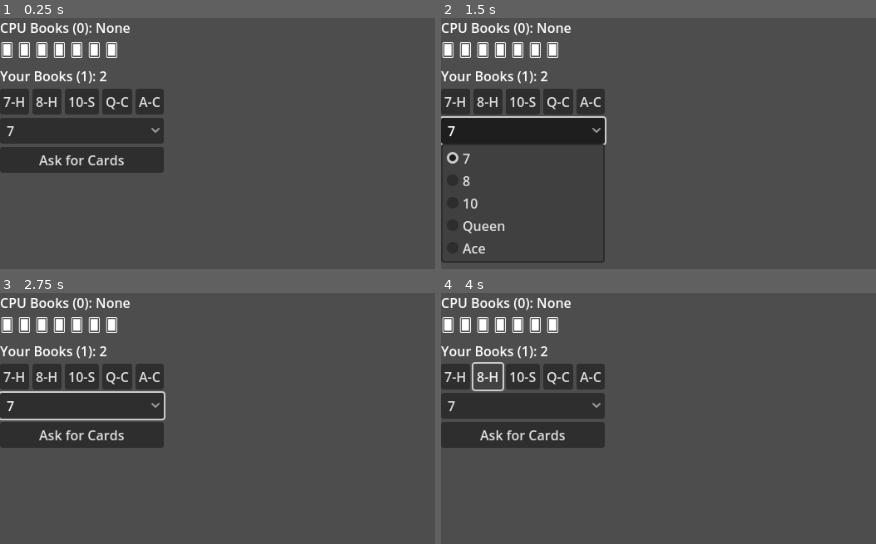
Above: before the commit, frames 1-4 (two rows, left to right).
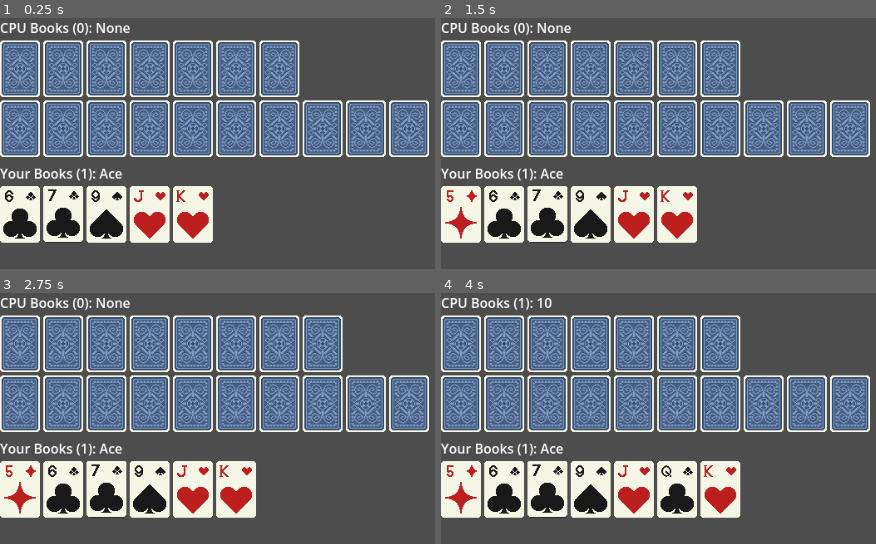
Above: after the commit, the same moments.

Repository: ElamSchwey/gofish
Game: Godot game, scene res://scenes/main.tscn
The game is run twice, just before and just after one commit, with the same random seed, the same clock (stepped at 60 frames per second) and the same inputs.
Inputs (mouse positions are in pixels of both pictures, inside the frame that each line leads up to):
- Up to frame 1 (0.25 s): no input
- Up to frame 2 (1.5 s): click (462, 68) at 0.52 s; click (523, 130) at 1.25 s, where only the run before the commit has a clickable "7"
- Up to frame 3 (2.75 s): click (82, 436) at 2 s, where only the run before the commit has a clickable "Ask for Cards"
- Up to frame 4 (4 s): click (454, 375) at 2.75 s, where only the run before the commit has a clickable "7-H"; click (488, 375) at 3.5 s, where only the run before the commit has a clickable "8-H"

The runs differ from the first frame. In frame 1, 49% of the frame differs, in the area x 0-99%, y 8-90%; in frame 2, 50%; in frame 3, 54%; in frame 4, 54%, in the area x 0-99%, y 1-90%.

Commit message:
Added visual cards & click to draw
- Replace dropdown/button UI with clickable cards for asking ranks
- Add visual deck area with face-down cards in middle of screen
- Implement click-to-draw: players click deck cards when going fish
- Fix game over detection when players run out of cards
- Add comprehensive debug logging for turn flow and card actions
- Support books with 2+ matching ranks (not just pairs)
- Integrate CardDisplay scenes for proper card graphics

Diff:
--- a/icon.svg
+++ /dev/null
@@ -1 +0,0 @@
-<svg xmlns="http://www.w3.org/2000/svg" width="128" height="128"><rect width="124" height="124" x="2" y="2" fill="#363d52" stroke="#212532" stroke-width="4" rx="14"/><g fill="#fff" transform="translate(12.322 12.322)scale(.101)"><path d="M105 673v33q407 354 814 0v-33z"/><path fill="#478cbf" d="m105 673 152 14q12 1 15 14l4 67 132 10 8-61q2-11 15-15h162q13 4 15 15l8 61 132-10 4-67q3-13 15-14l152-14V427q30-39 56-81-35-59-83-108-43 20-82 47-40-37-88-64 7-51 8-102-59-28-123-42-26 43-46 89-49-7-98 0-20-46-46-89-64 14-123 42 1 51 8 102-48 27-88 64-39-27-82-47-48 49-83 108 26 42 56 81zm0 33v39c0 276 813 276 814 0v-39l-134 12-5 69q-2 10-14 13l-162 11q-12 0-16-11l-10-65H446l-10 65q-4 11-16 11l-162-11q-12-3-14-13l-5-69z"/><path d="M483 600c0 34 58 34 58 0v-86c0-34-58-34-58 0z"/><circle cx="725" cy="526" r="90"/><circle cx="299" cy="526" r="90"/></g><g fill="#414042" transform="translate(12.322 12.322)scale(.101)"><circle cx="307" cy="532" r="60"/><circle cx="717" cy="532" r="60"/></g></svg>
--- a/project.godot
+++ b/project.godot
@@ -13,7 +13,6 @@
 config/name="GoFish"
 run/main_scene="uid://cxt5kyiog3wep"
 config/features=PackedStringArray("4.4", "Mobile")
-config/icon="res://icon.svg"
 
 [display]
 
--- /dev/null
+++ b/scenes/carddisplay.tscn
@@ -0,0 +1,29 @@
+[gd_scene load_steps=3 format=3 uid="uid://ci6goku6jng0n"]
+
+[ext_resource type="Script" uid="uid://nh2mblbc150m" path="res://scripts/carddisplay.gd" id="1_b4d4n"]
+[ext_resource type="Texture2D" uid="uid://uoqrmbwfm71u" path="res://art/Deck/01S.png" id="2_ajynf"]
+
+[node name="CardDisplay" type="Control"]
+custom_minimum_size = Vector2(48, 68)
+layout_mode = 3
+anchors_preset = 0
+script = ExtResource("1_b4d4n")
+
+[node name="TextureRect" type="TextureRect" parent="."]
+custom_minimum_size = Vector2(48, 68)
+layout_mode = 0
+offset_right = 40.0
+offset_bottom = 40.0
+texture = ExtResource("2_ajynf")
+stretch_mode = 5
+script = ExtResource("1_b4d4n")
+
+[node name="Button" type="Button" parent="."]
+layout_mode = 1
+anchors_preset = 15
+anchor_right = 1.0
+anchor_bottom = 1.0
+grow_horizontal = 2
+grow_vertical = 2
+theme_override_colors/font_hover_color = Color(0.901961, 0.827451, 0.482353, 1)
+flat = true
--- a/scenes/cpu_area.tscn
+++ b/scenes/cpu_area.tscn
@@ -1,11 +1,14 @@
 [gd_scene format=3 uid="uid://drh163cigw8sd"]
 
 [node name="CPUArea" type="VBoxContainer"]
-offset_right = 40.0
-offset_bottom = 40.0
+anchors_preset = 10
+anchor_right = 1.0
+offset_bottom = 100.0
+grow_horizontal = 2
 
 [node name="CPUBooksLabel" type="Label" parent="."]
 layout_mode = 2
+size_flags_horizontal = 0
 
 [node name="CPUHandContainer" type="HBoxContainer" parent="."]
 layout_mode = 2
--- a/scenes/main.tscn
+++ b/scenes/main.tscn
@@ -7,17 +7,29 @@
 
 [node name="Main" type="Control"]
 layout_mode = 3
-anchors_preset = 0
-offset_right = 40.0
-offset_bottom = 40.0
+anchors_preset = 15
+anchor_right = 1.0
+anchor_bottom = 1.0
+grow_horizontal = 2
+grow_vertical = 2
 script = ExtResource("1_jyhfs")
 
 [node name="VBoxContainer" type="VBoxContainer" parent="."]
-layout_mode = 0
-offset_right = 40.0
-offset_bottom = 40.0
+layout_mode = 1
+anchors_preset = 15
+anchor_right = 1.0
+anchor_bottom = 1.0
+grow_horizontal = 2
+grow_vertical = 2
 
 [node name="CPUArea" parent="VBoxContainer" instance=ExtResource("2_tbgi4")]
+layout_mode = 2
+size_flags_vertical = 0
+
+[node name="DeckArea" type="VBoxContainer" parent="VBoxContainer"]
+layout_mode = 2
+
+[node name="DeckContainer" type="HBoxContainer" parent="VBoxContainer/DeckArea"]
 layout_mode = 2
 
 [node name="GameLog" parent="VBoxContainer" instance=ExtResource("3_tefeu")]
@@ -25,3 +37,4 @@
 
 [node name="PlayerArea" parent="VBoxContainer" instance=ExtResource("4_o6xl0")]
 layout_mode = 2
+size_flags_vertical = 8
--- a/scenes/player_area.tscn
+++ b/scenes/player_area.tscn
@@ -1,18 +1,17 @@
 [gd_scene format=3 uid="uid://sup8mu1jtv83"]
 
 [node name="PlayerArea" type="VBoxContainer"]
-offset_right = 40.0
-offset_bottom = 40.0
+anchors_preset = 12
+anchor_top = 1.0
+anchor_right = 1.0
+anchor_bottom = 1.0
+offset_top = -100.0
+grow_horizontal = 2
+grow_vertical = 0
 
 [node name="PlayerBooksLabel" type="Label" parent="."]
 layout_mode = 2
+size_flags_horizontal = 0
 
 [node name="PlayerHandContainer" type="HBoxContainer" parent="."]
 layout_mode = 2
-
-[node name="RankOption" type="OptionButton" parent="."]
-layout_mode = 2
-
-[node name="AskButton" type="Button" parent="."]
-layout_mode = 2
-text = "Ask for Cards"
--- /dev/null
+++ b/scripts/card.gd
@@ -0,0 +1,23 @@
+class_name Card
+extends Resource
+
+enum Suit { CLUBS, DIAMONDS, HEARTS, SPADES }
+enum Rank { ACE = 1, TWO = 2, THREE = 3, FOUR = 4, FIVE = 5, SIX = 6, SEVEN = 7, EIGHT = 8, NINE = 9, TEN = 10, JACK = 11, QUEEN = 12, KING = 13 }
+
+@export var rank: Rank
+@export var suit: Suit
+
+func _init(r: Rank = Rank.ACE, s: Suit = Suit.CLUBS):
+	rank = r
+	suit = s
+
+func get_filename() -> String:
+	var rank_str = "%02d" % rank
+	var suit_str = ""
+	match suit:
+		Suit.CLUBS: suit_str = "C"
+		Suit.DIAMONDS: suit_str = "D"
+		Suit.HEARTS: suit_str = "H"
+		Suit.SPADES: suit_str = "S"
+
+	return rank_str + suit_str + ".png"
--- /dev/null
+++ b/scripts/carddisplay.gd
@@ -0,0 +1,36 @@
+class_name CardDisplay
+extends Control
+
+var texture_rect: TextureRect
+var button: Button
+var card_data: Card
+var is_face_up: bool = true
+
+signal card_clicked(card_display: CardDisplay)
+
+func _ready():
+	texture_rect = get_node("TextureRect")
+	button = get_node("Button")
+	if button:
+		button.pressed.connect(_on_button_pressed)
+
+func setup_card(card: Card, face_up: bool = true):
+	card_data = card
+	is_face_up = face_up
+	update_display()
+
+func update_display():
+	if not texture_rect:
+		return
+
+	var path: String
+	if is_face_up and card_data:
+		path = "res://art/deck/" + card_data.get_filename()
+	else:
+		path = "res://art/deck/B.png"
+
+	texture_rect.texture = load(path)
+
+func _on_button_pressed():
+	card_clicked.emit(self)
+	print("Clicked card: %s" % card_data.get_filename())
--- a/scripts/main.gd
+++ b/scripts/main.gd
@@ -1,8 +1,8 @@
 extends Control
 
-# Card suits and ranks
-enum Suit { HEARTS, DIAMONDS, CLUBS, SPADES }
-enum Rank { TWO = 2, THREE, FOUR, FIVE, SIX, SEVEN, EIGHT, NINE, TEN, JACK, QUEEN, KING, ACE }
+# Import the Card class - adjust paths based on your file structure
+const Card = preload("res://scripts/card.gd")
+const CardDisplay = preload("res://scenes/carddisplay.tscn")
 
 # Game state
 var deck = []
@@ -16,29 +16,23 @@
 # UI nodes
 @onready var player_hand_container = $VBoxContainer/PlayerArea/PlayerHandContainer
 @onready var cpu_hand_container = $VBoxContainer/CPUArea/CPUHandContainer
+@onready var deck_container = $VBoxContainer/DeckArea/DeckContainer
 @onready var game_log = $VBoxContainer/GameLog/GameLogText
 @onready var player_books_label = $VBoxContainer/PlayerArea/PlayerBooksLabel
 @onready var cpu_books_label = $VBoxContainer/CPUArea/CPUBooksLabel
-@onready var ask_button = $VBoxContainer/PlayerArea/AskButton
-@onready var rank_option = $VBoxContainer/PlayerArea/RankOption
 
 func _ready():
-	setup_ui()
 	start_new_game()
 
 func setup_ui():
-	# Setup rank selection dropdown
-	for rank in Rank.values():
-		rank_option.add_item(rank_name(rank))
-
-	ask_button.pressed.connect(_on_ask_button_pressed)
+	pass
 
 func start_new_game():
-	# Initialize deck
+	# Initialize deck using Card class
 	deck.clear()
-	for suit in Suit.values():
-		for rank in Rank.values():
-			deck.append({"suit": suit, "rank": rank})
+	for suit in Card.Suit.values():
+		for rank in Card.Rank.values():
+			deck.append(Card.new(rank, suit))
 
 	# Shuffle deck
 	deck.shuffle()
@@ -46,6 +40,9 @@
 	# Deal initial hands (7 cards each)
 	player_hand.clear()
 	cpu_hand.clear()
+	player_books.clear()
+	cpu_books.clear()
+
 	for i in range(7):
 		player_hand.append(deck.pop_back())
 		cpu_hand.append(deck.pop_back())
@@ -54,9 +51,15 @@
 	sort_hand(player_hand)
 	sort_hand(cpu_hand)
 
+	# Debug initial hands
+	print("GAME START: Initial deal - Player hand counts:")
+	debug_hand_counts(player_hand)
+	print("GAME START: Initial deal - CPU hand counts:")
+	debug_hand_counts(cpu_hand)
+
 	# Check for initial books
-	check_and_remove_books(player_hand, player_books)
-	check_and_remove_books(cpu_hand, cpu_books)
+	check_and_remove_books(player_hand, player_books, true)
+	check_and_remove_books(cpu_hand, cpu_books, true)
 
 	# Reset game state
 	current_turn = "player"
@@ -65,10 +68,19 @@
 	update_ui()
 	log_message("Game started! You have " + str(player_hand.size()) + " cards.")
 
+func debug_hand_counts(hand):
+	var rank_counts = {}
+	for card in hand:
+		if card.rank in rank_counts:
+			rank_counts[card.rank] += 1
+		else:
+			rank_counts[card.rank] = 1
+	print("  Rank counts: ", rank_counts)
+
 func sort_hand(hand):
-	hand.sort_custom(func(a, b): return a.rank < b.rank)
-
-func check_and_remove_books(hand, books):
+	hand.sort_custom(func(a, b): return a.rank < b.rank or (a.rank == b.rank and a.suit < b.suit))
+
+func check_and_remove_books(hand, books, is_initial_deal = false):
 	var rank_counts = {}
 
 	# Count cards of each rank
@@ -78,47 +90,59 @@
 		else:
 			rank_counts[card.rank] = 1
 
-	# Remove books (sets of 2) and update the actual hand array
+	# Remove books (pairs from sets of 2 or more) and update the actual hand array
 	for rank in rank_counts:
-		if rank_counts[rank] == 2:
+		if rank_counts[rank] >= 2:
 			books.append(rank)
+			var label = ""
+			if is_initial_deal:
+				if hand == player_hand:
+					label = "INITIAL DEAL: Player made match"
+				else:
+					label = "INITIAL DEAL: CPU made match"
+			else:
+				label = "PLAYER TURN" if current_turn == "player" else "CPU TURN"
+			print(label, " - ", rank_name(rank), "s!")
 			log_message("Book completed: " + rank_name(rank) + "s!")
 			# Remove all cards of this rank from hand
-			for i in range(hand.size() - 1, -1, -1):  # Iterate backwards to avoid index issues
+			for i in range(hand.size() - 1, -1, -1):
 				if hand[i].rank == rank:
 					hand.remove_at(i)
 
 func update_ui():
-	# Update player hand display
+	# Clear existing displays
 	for child in player_hand_container.get_children():
 		child.queue_free()
-
-	for card in player_hand:
-		var button = Button.new()
-		button.text = card_short_name(card)
-		player_hand_container.add_child(button)
-
-	# Update CPU hand display (face down)
 	for child in cpu_hand_container.get_children():
 		child.queue_free()
-
-	for i in range(cpu_hand.size()):
-		var label = Label.new()
-		label.text = "🂠"  # Card back symbol
-		cpu_hand_container.add_child(label)
+	for child in deck_container.get_children():
+		child.queue_free()
+
+	# Update player hand display with CardDisplay scenes
+	for card in player_hand:
+		var card_display = CardDisplay.instantiate()
+		player_hand_container.add_child(card_display)
+		card_display.setup_card(card, true)
+		card_display.card_clicked.connect(_on_player_card_clicked)
+
+	# Update CPU hand display (face down)
+	for card in cpu_hand:
+		var card_display = CardDisplay.instantiate()
+		cpu_hand_container.add_child(card_display)
+		card_display.setup_card(card, false)  # Face down
+
+	# Update deck display - show some random face-down cards for visual
+	var cards_to_show = min(deck.size(), 10)  # Show up to 10 cards
+	for i in range(cards_to_show):
+		var card_display = CardDisplay.instantiate()
+		deck_container.add_child(card_display)
+		var random_card = deck[randi() % deck.size()]  # Pick random card for display
+		card_display.setup_card(random_card, false)  # Face down
+		card_display.card_clicked.connect(_on_deck_card_clicked)
 
 	# Update books display
 	player_books_label.text = "Your Books (" + str(player_books.size()) + "): " + books_text(player_books)
 	cpu_books_label.text = "CPU Books (" + str(cpu_books.size()) + "): " + books_text(cpu_books)
-
-	# Update available ranks for asking
-	rank_option.clear()
-	var available_ranks = get_available_ranks(player_hand)
-	for rank in available_ranks:
-		rank_option.add_item(rank_name(rank))
-
-	# Enable/disable ask button
-	ask_button.disabled = (current_turn != "player" or available_ranks.is_empty() or game_over)
 
 func get_available_ranks(hand):
 	var ranks = []
@@ -127,38 +151,22 @@
 			ranks.append(card.rank)
 	return ranks
 
-func card_short_name(card):
-	return rank_short_name(card.rank) + "-" + suit_short_name(card.suit)
-
-func rank_short_name(rank):
-	match rank:
-		Rank.JACK: return "J"
-		Rank.QUEEN: return "Q"
-		Rank.KING: return "K"
-		Rank.ACE: return "A"
-		_: return str(rank)
-
-func suit_short_name(suit):
-	match suit:
-		Suit.HEARTS: return "H"
-		Suit.DIAMONDS: return "D"
-		Suit.CLUBS: return "C"
-		Suit.SPADES: return "S"
+func _on_player_card_clicked(card_display: CardDisplay):
+	print("PLAYER TURN: Clicked card - ", rank_name(card_display.card_data.rank), " of ", suit_name(card_display.card_data.suit))
+	if current_turn != "player" or game_over:
+		return
+
+	# Ask for the rank of the clicked card
+	var card_rank = card_display.card_data.rank
+	player_ask_for_rank(card_rank)
 
 func rank_name(rank):
 	match rank:
-		Rank.JACK: return "Jack"
-		Rank.QUEEN: return "Queen"
-		Rank.KING: return "King"
-		Rank.ACE: return "Ace"
+		Card.Rank.ACE: return "Ace"
+		Card.Rank.JACK: return "Jack"
+		Card.Rank.QUEEN: return "Queen"
+		Card.Rank.KING: return "King"
 		_: return str(rank)
-
-func suit_name(suit):
-	match suit:
-		Suit.HEARTS: return "Hearts"
-		Suit.DIAMONDS: return "Diamonds"
-		Suit.CLUBS: return "Clubs"
-		Suit.SPADES: return "Spades"
 
 func books_text(books):
 	if books.is_empty():
@@ -170,23 +178,51 @@
 		text += rank_name(books[i])
 	return text
 
-func _on_ask_button_pressed():
-	if current_turn != "player" or game_over:
-		return
-
-	var selected_rank_index = rank_option.selected
-	if selected_rank_index < 0:
-		return
-
-	var available_ranks = get_available_ranks(player_hand)
-	if selected_rank_index >= available_ranks.size():
-		return
-
-	var asked_rank = available_ranks[selected_rank_index]
-
-	player_ask_for_rank(asked_rank)
+func suit_name(suit):
+	match suit:
+		Card.Suit.HEARTS: return "Hearts"
+		Card.Suit.DIAMONDS: return "Diamonds"
+		Card.Suit.CLUBS: return "Clubs"
+		Card.Suit.SPADES: return "Spades"
+
+func _on_deck_card_clicked(card_display: CardDisplay):
+	if current_turn == "player":
+		print("PLAYER TURN: Clicked deck card to draw")
+		# Only allow drawing when player needs to "go fish"
+		draw_from_deck()
+
+func draw_from_deck():
+	if deck.is_empty():
+		log_message("Deck is empty! Turn passes to CPU.")
+		current_turn = "cpu"
+		if check_game_over():
+			return
+		cpu_turn()
+		return
+
+	var drawn_card = deck.pop_back()
+	player_hand.append(drawn_card)
+	sort_hand(player_hand)
+
+	print("PLAYER TURN: Drew ", rank_name(drawn_card.rank), " of ", suit_name(drawn_card.suit))
+	log_message("You draw a card.")
+
+	# Check for new books
+	check_and_remove_books(player_hand, player_books)
+
+	# Turn passes to CPU
+	current_turn = "cpu"
+	update_ui()
+	if check_game_over():
+		return
+
+	if not game_over:
+		# Delay CPU turn for better UX
+		await get_tree().create_timer(1.0).timeout
+		cpu_turn()
 
 func player_ask_for_rank(rank):
+	print("PLAYER TURN: Asking 'Do you have any ", rank_name(rank), "s?'")
 	log_message("You ask: 'Do you have any " + rank_name(rank) + "s?'")
 
 	# Check if CPU has cards of this rank
@@ -196,6 +232,7 @@
 			matching_cards.append(card)
 
 	if matching_cards.size() > 0:
+		print("PLAYER TURN: CPU answering 'Yes, I have ", matching_cards.size(), " ", rank_name(rank), "(s)'")
 		# CPU gives cards to player
 		for card in matching_cards:
 			cpu_hand.erase(card)
@@ -209,50 +246,42 @@
 
 		# Player continues turn
 		update_ui()
-		check_game_over()
+		if check_game_over():
+			return
 	else:
+		print("PLAYER TURN: CPU answering 'No, go fish'")
 		# Go fish!
 		log_message("CPU says: 'Go Fish!'")
 		go_fish_player()
 
 func go_fish_player():
-	if deck.is_empty():
-		log_message("Deck is empty! Turn passes to CPU.")
-		current_turn = "cpu"
-		cpu_turn()
-		return
-
-	var drawn_card = deck.pop_back()
-	player_hand.append(drawn_card)
-	sort_hand(player_hand)
-
-	log_message("You draw a card: " + card_short_name(drawn_card))
-
-	# Check for new books
-	check_and_remove_books(player_hand, player_books)
-
-	# Turn passes to CPU
-	current_turn = "cpu"
-	update_ui()
-	check_game_over()
-
-	if not game_over:
-		# Delay CPU turn for better UX
-		await get_tree().create_timer(1.0).timeout
-		cpu_turn()
+	print("PLAYER TURN: Go fish! Click a card from the deck to draw")
+	log_message("CPU says: 'Go Fish!' Click a card from the deck to draw.")
+	# Player must now click a deck card to continue
+	# The actual drawing happens in draw_from_deck() when they click
 
 func cpu_turn():
+	print("CPU TURN: Starting - CPU has ", cpu_hand.size(), " cards")
 	if game_over or cpu_hand.is_empty():
+		print("CPU TURN: Cannot continue - game over or no cards")
+		if cpu_hand.is_empty():
+			check_game_over()
 		return
 
 	# CPU picks a random rank from its hand
-	var available_ranks = get_available_ranks(cpu_hand)
+	var available_ranks = []
+	for card in cpu_hand:
+		if card.rank not in available_ranks:
+			available_ranks.append(card.rank)
+
 	if available_ranks.is_empty():
+		print("CPU TURN: No available ranks, switching to player")
 		current_turn = "player"
 		update_ui()
 		return
 
 	var asked_rank = available_ranks[randi() % available_ranks.size()]
+	print("CPU TURN: Asking 'Do you have any ", rank_name(asked_rank), "s?'")
 
 	log_message("CPU asks: 'Do you have any " + rank_name(asked_rank) + "s?'")
 
@@ -263,6 +292,7 @@
 			matching_cards.append(card)
 
 	if matching_cards.size() > 0:
+		print("CPU TURN: Player answering 'Yes, I have ", matching_cards.size(), " ", rank_name(asked_rank), "(s)'")
 		# Player gives cards to CPU
 		for card in matching_cards:
 			player_hand.erase(card)
@@ -276,12 +306,14 @@
 
 		# CPU continues turn
 		update_ui()
-		check_game_over()
+		if check_game_over():
+			return
 
 		if not game_over:
 			await get_tree().create_timer(1.0).timeout
 			cpu_turn()
 	else:
+		print("CPU TURN: Player answering 'No, go fish'")
 		# CPU goes fish - draws random card
 		log_message("You say: 'Go Fish!'")
 		go_fish_cpu()
@@ -291,12 +323,14 @@
 		log_message("Deck is empty! Turn passes to you.")
 		current_turn = "player"
 		update_ui()
+		check_game_over()
 		return
 
 	var drawn_card = deck.pop_back()
 	cpu_hand.append(drawn_card)
 	sort_hand(cpu_hand)
 
+	print("CPU TURN: Drew ", rank_name(drawn_card.rank), " of ", suit_name(drawn_card.suit))
 	log_message("CPU draws a card from the deck.")
 
 	# Check for new books
@@ -308,8 +342,10 @@
 	check_game_over()
 
 func check_game_over():
+	# Game ends when either player runs out of cards OR deck is empty
 	if player_hand.is_empty() or cpu_hand.is_empty() or deck.is_empty():
 		game_over = true
+		print("GAME OVER: Player cards:", player_hand.size(), " CPU cards:", cpu_hand.size(), " Deck cards:", deck.size())
 
 		# Determine winner
 		var player_score = player_books.size()
@@ -323,6 +359,8 @@
 			log_message("Game Over! It's a tie with " + str(player_score) + " books each!")
 
 		update_ui()
+		return true
+	return false
 
 func log_message(message):
 	game_log.text += message + "\n"
Binary file added: art/Deck/01C.png
Not shown, added: art/Deck/01C.png.import
Binary file added: art/Deck/01D.png
Not shown, added: art/Deck/01D.png.import
Binary file added: art/Deck/01H.png
Not shown, added: art/Deck/01H.png.import
Binary file added: art/Deck/01S.png
Not shown, added: art/Deck/01S.png.import
Binary file added: art/Deck/02C.png
Not shown, added: art/Deck/02C.png.import
Binary file added: art/Deck/02D.png
Not shown, added: art/Deck/02D.png.import
(and 98 more such lines)
